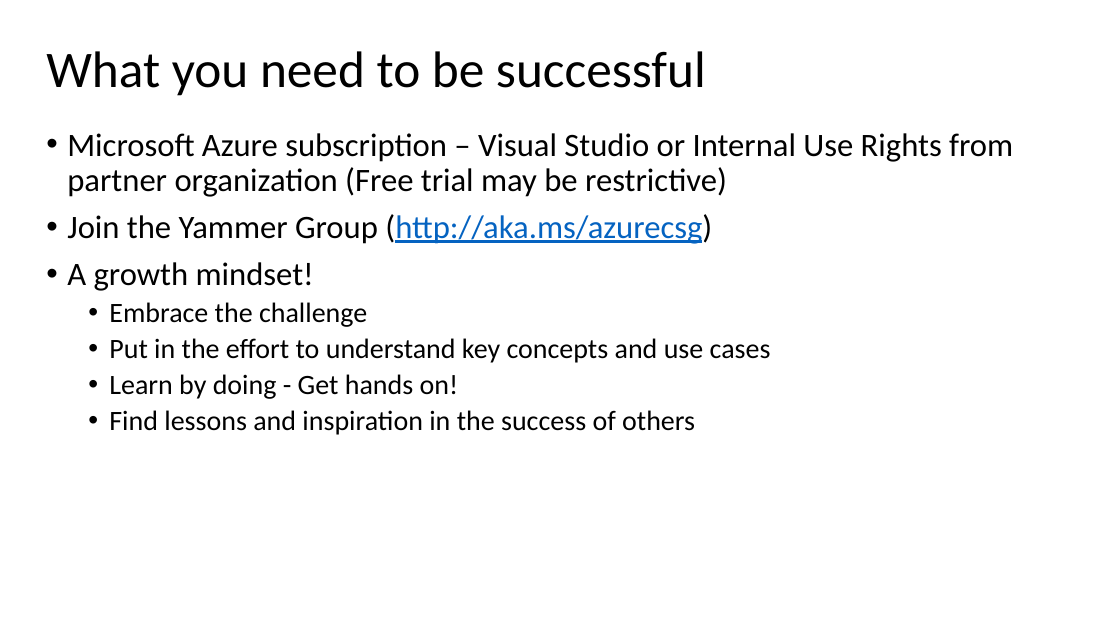
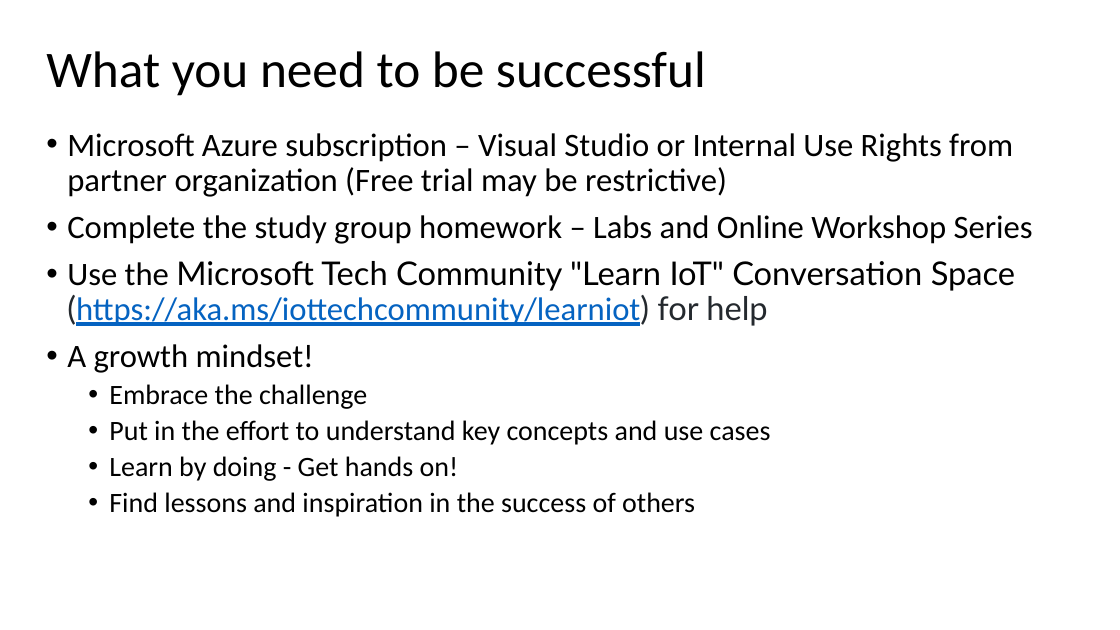
Before and after one commit to one-commercial-partner/OCPScale, a slide deck: slide 9 of docs/Azure/StudyGroups/AZ-220/AZ220ExamStudyGroup-Kickoff.pptx. Drawn at 1120x630 pixels with LibreOffice and Linux fonts; fonts in the diff are those of the drawing. Boxes give left, top, right and bottom in pixels: in the first picture for what was removed or moved away, otherwise in the second. Text is boxed around its words. In the diff, an @@ line names an element or a change of style, - is before the commit and + after.

```diff
--- a/docs/Azure/StudyGroups/AZ-220/AZ220ExamStudyGroup-Kickoff.pptx
+++ b/docs/Azure/StudyGroups/AZ-220/AZ220ExamStudyGroup-Kickoff.pptx
@@ text at <box>67,215,1033,326</box>: text changed; text colour #0563C1 to #000000 @@
-• Join the Yammer Group (http://aka.ms/azurecsg)
+• Complete the study group homework – Labs and Online Workshop Series
+• Use the Microsoft Tech Community "Learn IoT" Conversation Space (https://aka.ms/iottechcommunity/learniot) for help
```
Also in this commit, not shown: 4 other slides changed.
